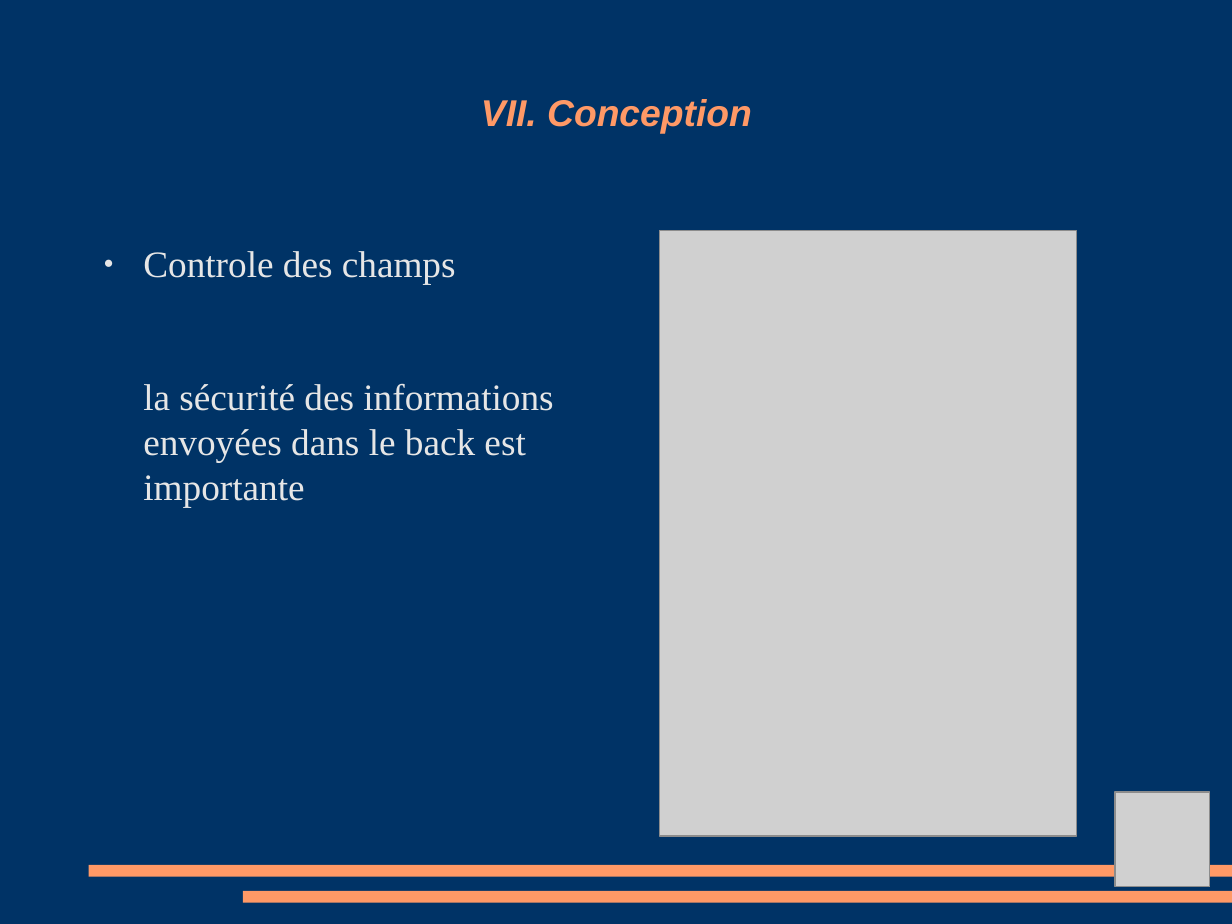
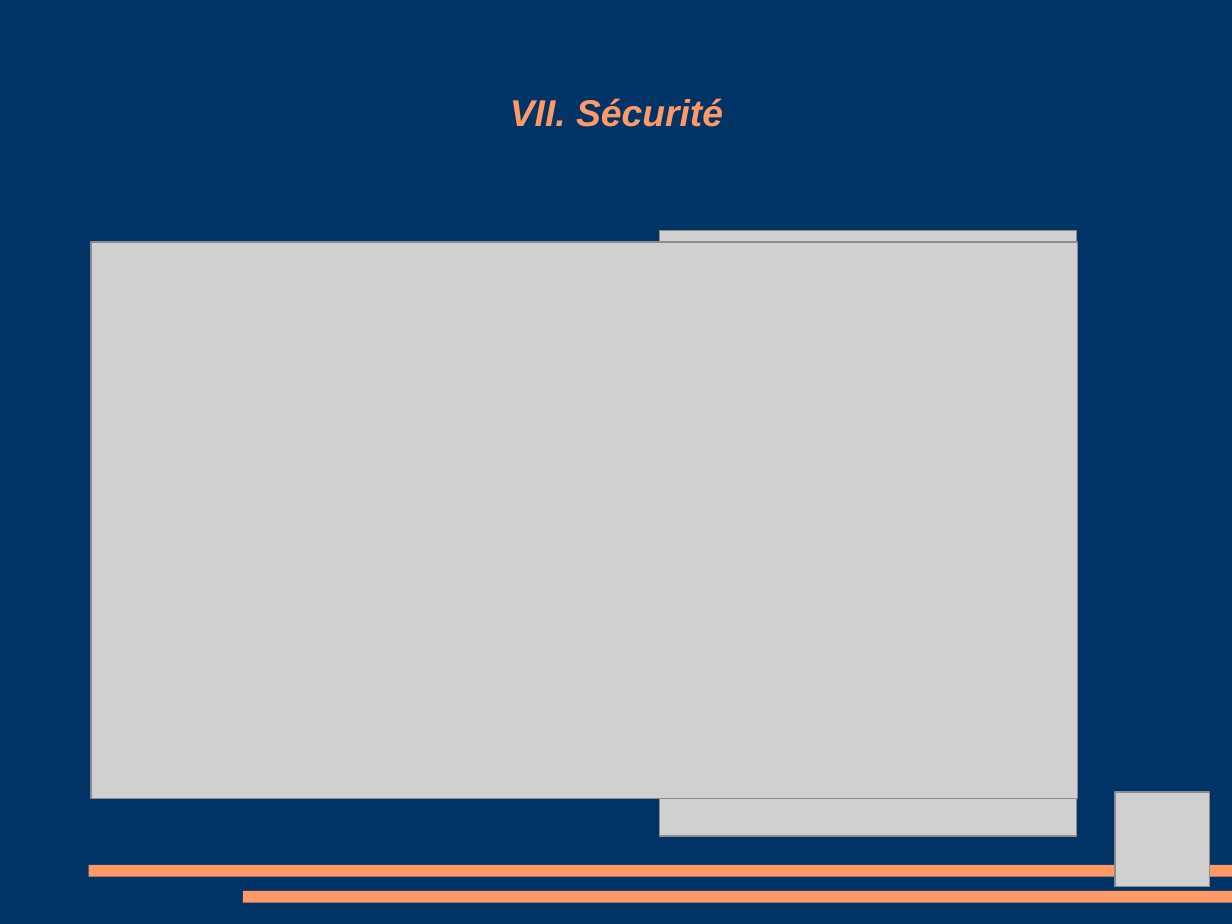
Before and after one commit to Amoun82/Librairy, a slide deck: slide 14 of Debut projet diplome/Projet Diapo.odp. Drawn at 1232x924 pixels with LibreOffice and Linux fonts; fonts in the diff are those of the drawing; grey boxes stand for pictures. Boxes give left, top, right and bottom in pixels: in the first picture for what was removed or moved away, otherwise in the second. Text is boxed around its words. In the diff, an @@ line names an element or a change of style, - is before the commit and + after.

```diff
--- a/Debut projet diplome/Projet Diapo.odp
+++ b/Debut projet diplome/Projet Diapo.odp
@@ title at (x1=510, y1=98, x2=723, y2=127): text changed @@
-VII. Conception
+VII. Sécurité
@@ picture added at (x1=91, y1=243, x2=1078, y2=799) @@
@@ text removed at (x1=143, y1=251, x2=553, y2=507) @@
-● Controle des champs
-la sécurité des informations envoyées dans le back est importante
```
Also in this commit, not shown: 6 other slides changed, 1 slide added.
